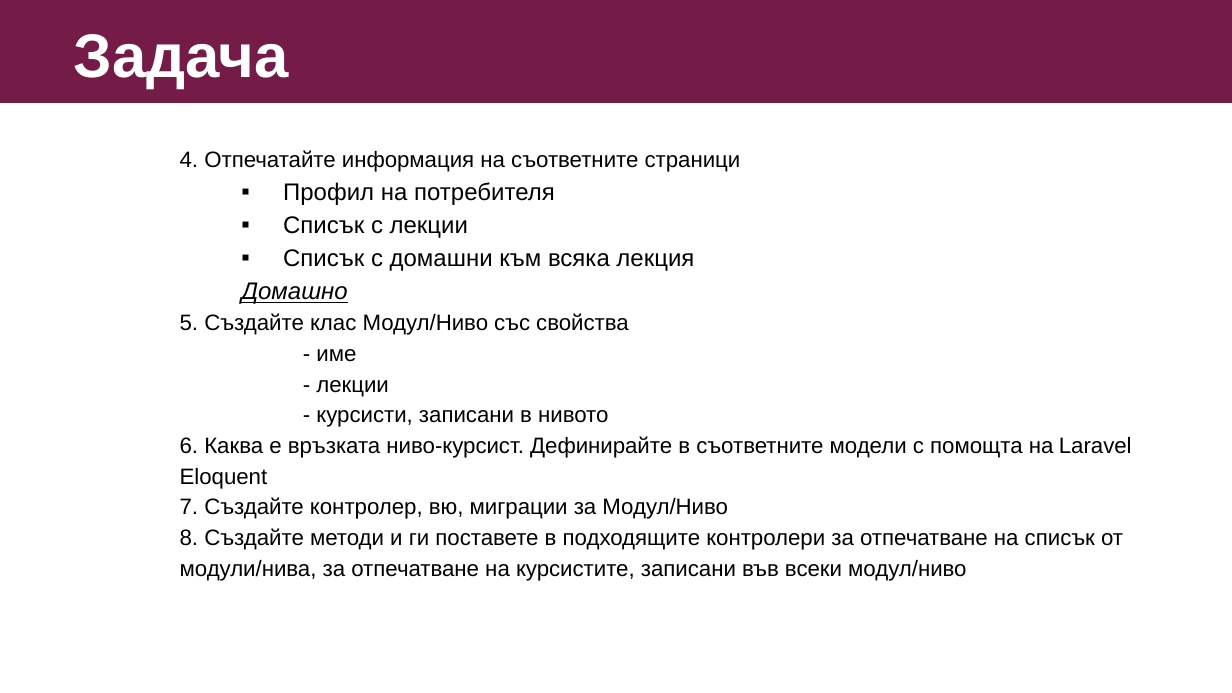
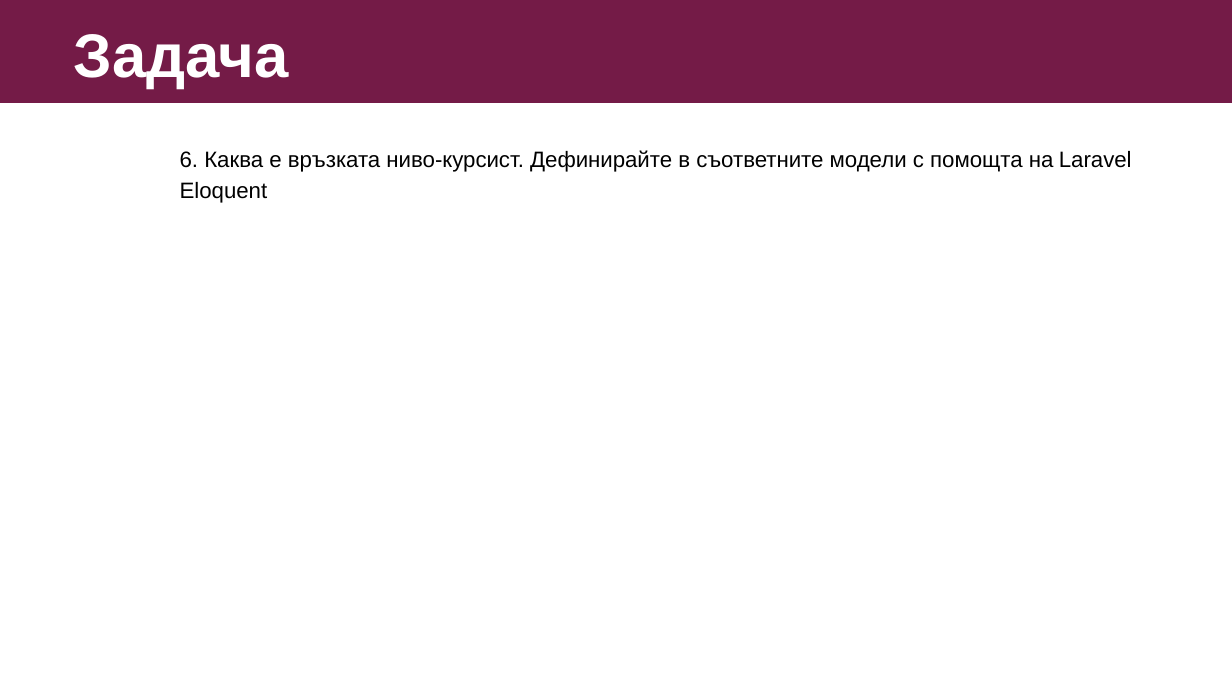
Before and after one commit to VratsaSoftware/php18, a slide deck: slide 32 of 04_PHP_OOP_and_MVC/10_L4_models_eloquent/models_eloquent.pptx. Drawn at 1232x693 pixels with LibreOffice and Linux fonts; fonts in the diff are those of the drawing. Boxes give left, top, right and bottom in pixels: in the first picture for what was removed or moved away, otherwise in the second. Text is boxed around its words. In the diff, an @@ line names an element or a change of style, - is before the commit and + after.

```diff
--- a/04_PHP_OOP_and_MVC/10_L4_models_eloquent/models_eloquent.pptx
+++ b/04_PHP_OOP_and_MVC/10_L4_models_eloquent/models_eloquent.pptx
@@ text at (180, 150, 741, 427): paragraphs removed @@
-4. Отпечатайте информация на съответните страници
-  ▪ Профил на потребителя
-  ▪ Списък с лекции
-  ▪ Списък с домашни към всяка лекция
-  Домашно
-5. Създайте клас Модул/Ниво със свойства
-- име
-- лекции
-- курсисти, записани в нивото
@@ text at (180, 497, 1123, 581): paragraphs removed @@
-7. Създайте контролер, вю, миграции за Модул/Ниво
-8. Създайте методи и ги поставете в подходящите контролери за отпечатване на списък от модули/нива, за отпечатване на курсистите, записани във всеки модул/ниво
```
Also in this commit, not shown: 1 other slide changed, 11 other files.
